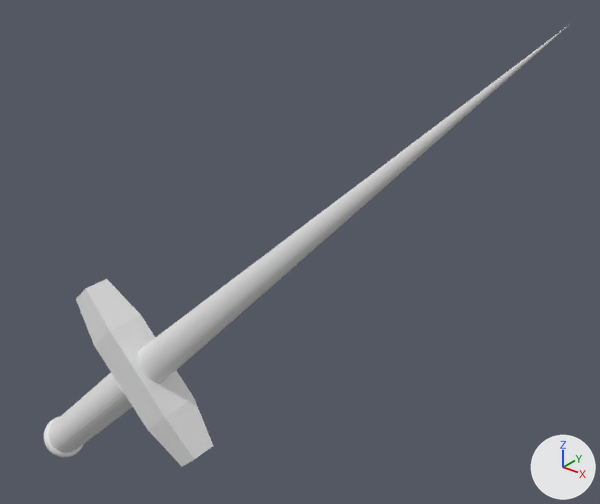
The glTF model mods/basegame/res/models/sword.glb: old version first, new version second.
Rendered twice from a 50 mm camera at (2.44, -1.69, 2.11) aimed at (0.89, 0.25, 0.91). Every picture has the same lights, and +X, +Y and +Z are marked at lower right. Where no turn or scale is listed for an object, it has been applied to the vertices. Vertices at the same position are counted once.

Names of what the first picture shows: 'Sword'.
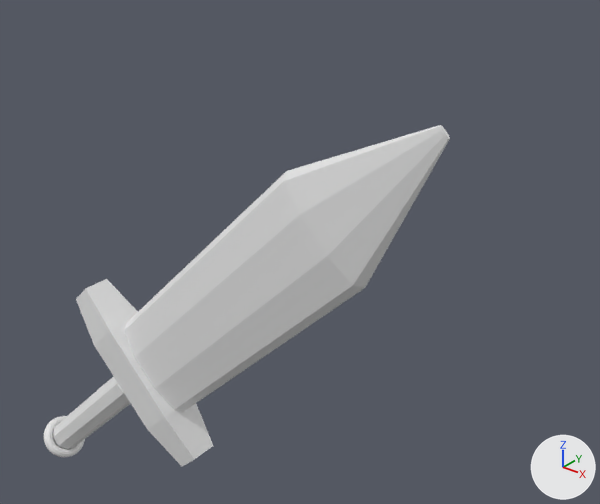
Boxes (x1, y1, x2, y2) around the edits, measured in the pictures (600 x 504 px):
```json
{"object": "Sword", "change": "reshaped", "before": [44, 24, 570, 466], "after": [44, 125, 450, 466], "on screen": "23% narrower, 23% shorter"}
{"part": 1, "of": "me_cylinder", "change": "added", "after": [124, 125, 450, 411]}
{"part": 2, "of": "me_cylinder", "change": "added", "after": [53, 376, 131, 449]}
{"part": 3, "of": "me_cylinder", "change": "deleted", "before": [49, 24, 570, 453]}
```

The change, as JSON lines over the scene's bpy script:
```json
{"block": "me_cylinder", "where": "# used by ob_sword; location = (0.0, 0.0, 0.0)"}
{"op": "remove", "block": "me_cylinder", "code": "me_cylinder.from_pydata(...)  # 689 vertices, 1366 faces; spans x -0.34..1.79, y -0.09..0.09, z -0.34..1.79"}
{"op": "add", "block": "me_cylinder", "code": "me_cylinder.from_pydata(...)  # 733 vertices, 1352 faces; spans x -0.35..1.54, y -0.09..0.09, z -0.35..1.53"}
{"block": "me_cylinder", "change": "me_cylinder part 1: a new loose piece of 27 vertices spanning x 0.19..1.54, y -0.05..0.05, z 0.17..1.53"}
{"block": "me_cylinder", "change": "me_cylinder part 2: a new loose piece of 18 vertices spanning x -0.35..0.35, y -0.05..0.06, z -0.35..0.35"}
{"block": "me_cylinder", "change": "me_cylinder part 3"}
{"block": "me_cylinder", "change": "1 vertex is removed from x 1.79, y 0.0, z 1.79"}
{"block": "me_cylinder", "change": "96 faces are deleted"}
```
